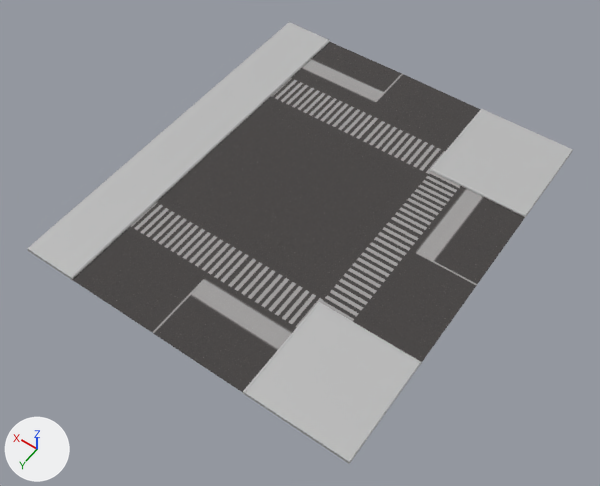
Renders of the FBX model BloodEdge/Assets/Models/Roads/t intersection.fbx from each side of a commit.
One viewpoint serves both versions: a camera (50 mm lens) standing at (-10.36, 14.16, 19.65) and looking at (-1.06, 1.14, -0.8). Arrows for +X, +Y and +Z are at lower left; the lights stay in place. Where no turn or scale is listed for an object, it has been applied to the vertices.

Names of what the first picture shows: 'Road', 'Road5', 'side_walk6', 'side_walk6.001', 'straight_road_segment:curb', 'straight_road_segment:side_walk5'.
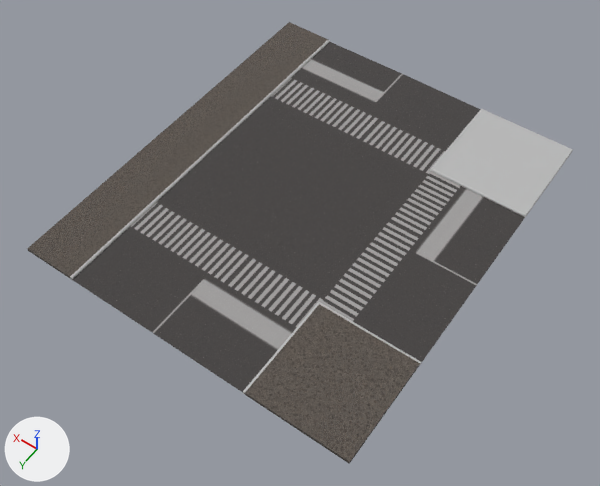
What differs and where, as boxes [x1, y1, x2, y2] in the pictures (600 x 486 px):
'straight_road_segment:side_walk5', recoloured: [27, 22, 328, 279] in both
'side_walk6', recoloured: [245, 304, 420, 464] in both

The change, as a list of edits to the scene's bpy script:
```text
Add img_texturescom_concrete7_1x1_1k_albedo_png:
    img_texturescom_concrete7_1x1_1k_albedo_png = load_image('TexturesCom_Concrete7_1x1_1K_albedo.png', '../../Materials/Roads/TexturesCom_Concrete7_1x1_1K_albedo.png', 1024, 1024, 'sRGB')
Add mat_aistandardsurface3:
    mat_aistandardsurface3 = principled_material('aiStandardSurface3')
    mat_aistandardsurface3.texture = img_texturescom_concrete7_1x1_1k_albedo_png
    mat_aistandardsurface3.roughness = 0.1
Change me_mesh_009:
    where me_mesh_009.from_pydata(...)  # 8 vertices, 6 faces; spans x -0.9..0.9, y -6.6..6.6, z -0.06..0.06
    remove me_mesh_009.materials.append(mat_lambert1)  # grey #bcbcbc
    add me_mesh_009.materials.append(mat_aistandardsurface3)  # picture img_texturescom_concrete7_1x1_1k_albedo_png
Change me_mesh_002:
    where me_mesh_002.from_pydata(...)  # 8 vertices, 6 faces; spans x -2.1..1.17, y -1.2..2.22, z -0.06..0.06
    remove me_mesh_002.materials.append(mat_lambert1)  # grey #bcbcbc
    add me_mesh_002.materials.append(mat_aistandardsurface3)  # picture img_texturescom_concrete7_1x1_1k_albedo_png
```
